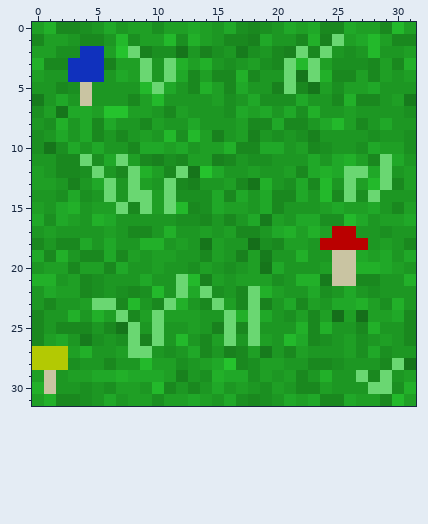
Pixel-art sprite, stored at Assets/Sprites/TerrainGrass/Grass-MushroomSquare.png. The picture above is the old version.
The file is 32x32 pixels. Colours within 5 levels of each other are drawn and written as one.
Once edited:
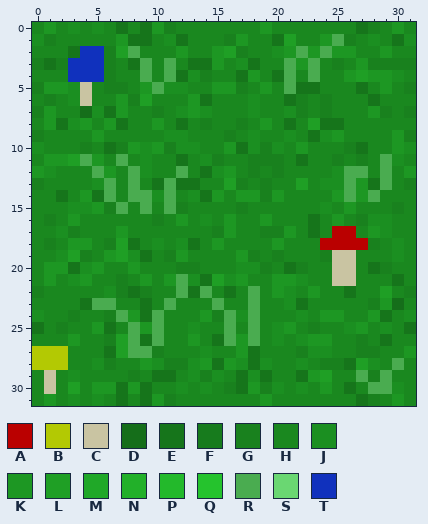
Palette (. is transparent): A #ba0000  B #b3c903  C #c9c4a2  D #156e1a  E #16751b  F #177b1d  G #19811e  H #1a881f  J #1b8f21  K #1d9723  L #1f9f25  M #20a828  N #22b029  P #23b92b  Q #25c32d  R #4aac50  S #6ad772  T #1031bd
Difference:
Changed rows in their new state; - is an unchanged pixel.
first column x 0:
 0 HK-JHJHEHEKGHHHHHH-KHHHH--HEG-KH
 1 JGHH--HKEEHJEHHHGKHHEL-HKRGHJHEJ
 2 HHHE--GLRHHHKHHKLGHHJKRKR-KHH-HH
 3 GEG----HERHRHEE-HJEH-RKRHGHKGGGG
 4 HHH---GHHRHREJG--EKHERHRH-K-KKJH
 5 G-K--HGGHKRJJ-HKKGH-HRE-HHHEH-HG
 6 HGHJ-HH-G-HHH-EHHHJHHEGHG-H-EHHH
 7 GKHHDJEKHHG-J-JHHHJHHJGHGHHH-GHG
 8 HKEJK-KEH-KHEHGHHG-KHE-LEEH-HHHH
 9 GHHHHKH-HHHJ-HHHGHJHHJHEJ-HHHH-G
10 -HHHGHEGKJKGJJHHKEJGJHK-HHGEHHK-
11 H-KLRKHRHJHHEHJ--HGGGHEHHGHG-RJH
12 KJ--HR--RJH-RHEJ-HGHGH-HHJRRHRHK
13 GHHHHJRHRHEREEHH-GHGHHL-JJRKER-G
14 HHEHKERHRRJRH-EK-K-GK-HHHKRKRHHH
15 HHHJJKGR-RHRG-HHHGHH-HHHJHKHHHGH
16 HGHKHHHHHHGHKHJHKHHKHHHEHKHGJJHH
17 HHJGHHH---HHHHHGK--GGKHEH--H--HH
18 -G-KKHGLEHJHJEHKHHHHKHHH----GHJ-
19 H-JLG-KLJEHG-H-HHKGHGHHHG--HHHJH
20 HKKEJK-H-HHHGGHHHJJGHEGHH--HEGHH
21 HKHJKHHGHKH-RJE-JKHHK-JHH----HEH
22 GHHH-HJGEGHHRERHE-RHKJHKHHEHHLHG
23 H-HHERR-HE-RHH-RH-RHHJEHHHHHGKDH
24 JHHGHHGRKERHHH-GRJRHHHJ-KKHHKEHJ
25 EHG---EHR-RHHJHHR-RHJ-HGHHJKHJHE
26 -HH-HHGLRERHH--ER-RHJHJKKHHGHEH-
27 ---HHHE-RRGHHHJHHKEHH-GJJHHGGHH-
28 ---HHJGHHKJGGJKEKJEJHHJ-GGELJ-RH
29 H-HJHHHHGHEEHJGJHE-EHHE-LHHRGRHH
30 H-HLH-KEKEH-J-JHGE-GJHJ-KHEHRR-H
31 HK-JHJHEHEKGHHHHHH-KHHHH--HEG-KH
Where, in picture pixels (left, top, right, bottom), the same in both pictures:
changed: (32, 22, 416, 406)
